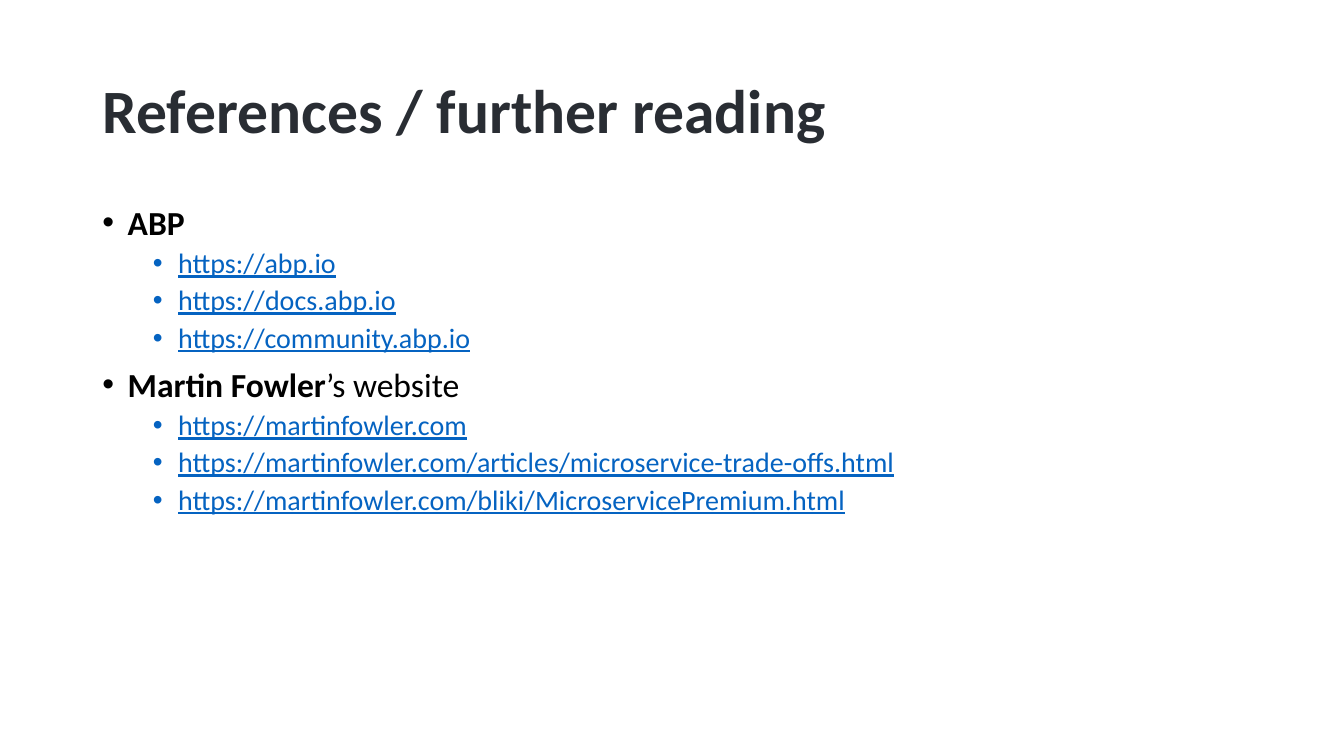
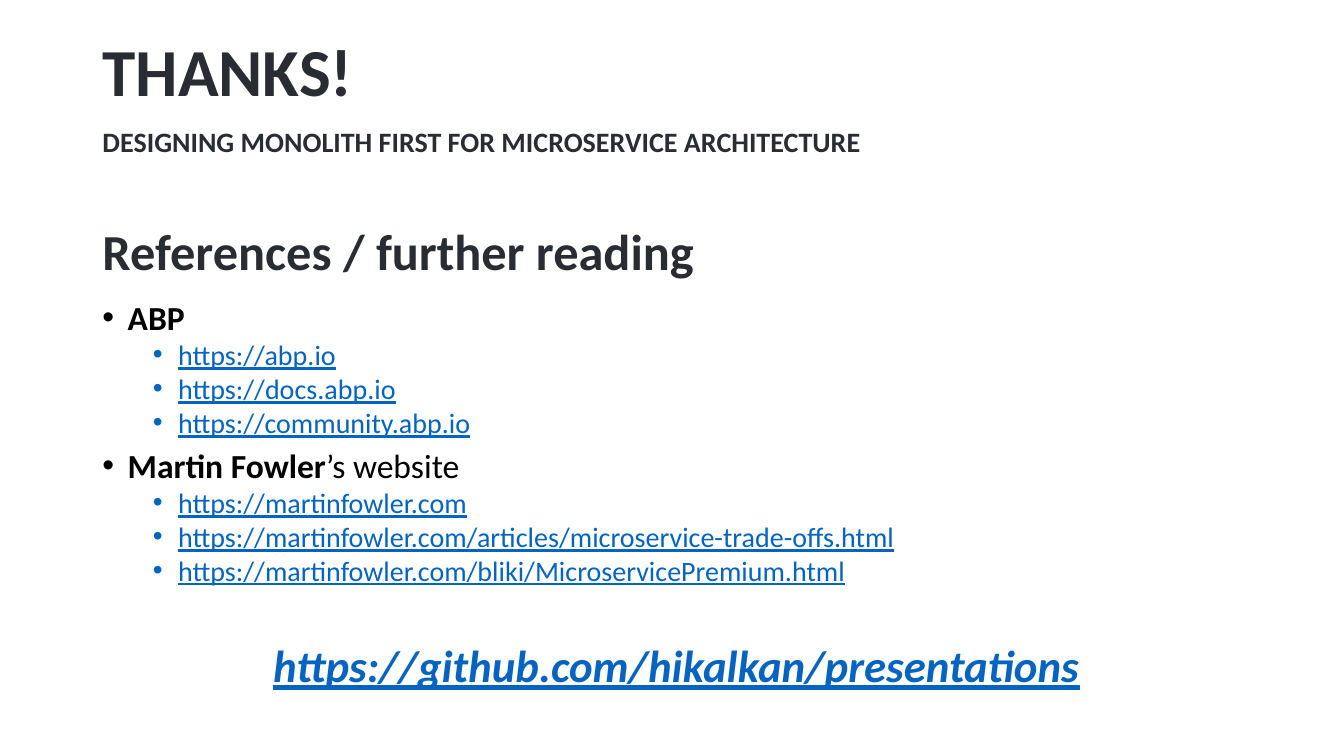
Before and after one commit to hikalkan/presentations, a slide deck: slide 55 of 2024-05-09 Designing Monolith First for Microservice Architecture/Monolith First Presentation.pptx (slide 59 before the commit). Drawn at 1344x756 pixels with LibreOffice and Linux fonts; fonts in the diff are those of the drawing; background and template pictures are left out. Boxes give left, top, right and bottom in pixels: in the first picture for what was removed or moved away, otherwise in the second. Text is boxed around its words. In the diff, an @@ line names an element or a change of style, - is before the commit and + after.

```diff
--- a/2024-05-09 Designing Monolith First for Microservice Architecture/Monolith First Presentation.pptx
+++ b/2024-05-09 Designing Monolith First for Microservice Architecture/Monolith First Presentation.pptx
@@ text added at <box>102,50,352,97</box>, 48 pt, text #292D33, bold @@
+THANKS!
@@ text added at <box>102,133,860,152</box>, 20 pt, text #292D33, bold @@
+DESIGNING MONOLITH FIRST FOR MICROSERVICE ARCHITECTURE
@@ title "References / further reading": place and size @@
-title "References / further reading" at <box>102,89,825,144</box>
+title "References / further reading" at <box>102,234,694,279</box>
@@ title "References / further reading" at <box>102,234,694,279</box>: size 44 to 36 pt @@
@@ text "ABP": place and size @@
-text "ABP" at <box>128,213,894,515</box>
+text "ABP" at <box>128,308,894,586</box>
@@ text "ABP" at <box>128,308,894,586</box>: line spacing 0.9 to 0.8 @@
@@ text added at <box>273,650,1079,690</box>, 32 pt, text #0563C1, bold, italic, underline @@
+https://github.com/hikalkan/presentations
```
Also in this commit, not shown: 1 other slide changed, 5 slides removed.
